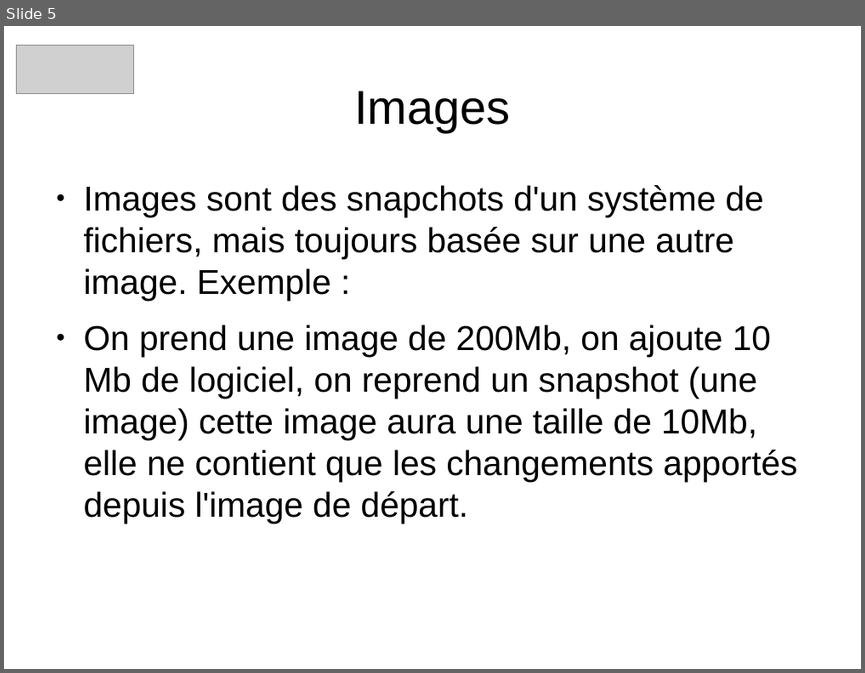
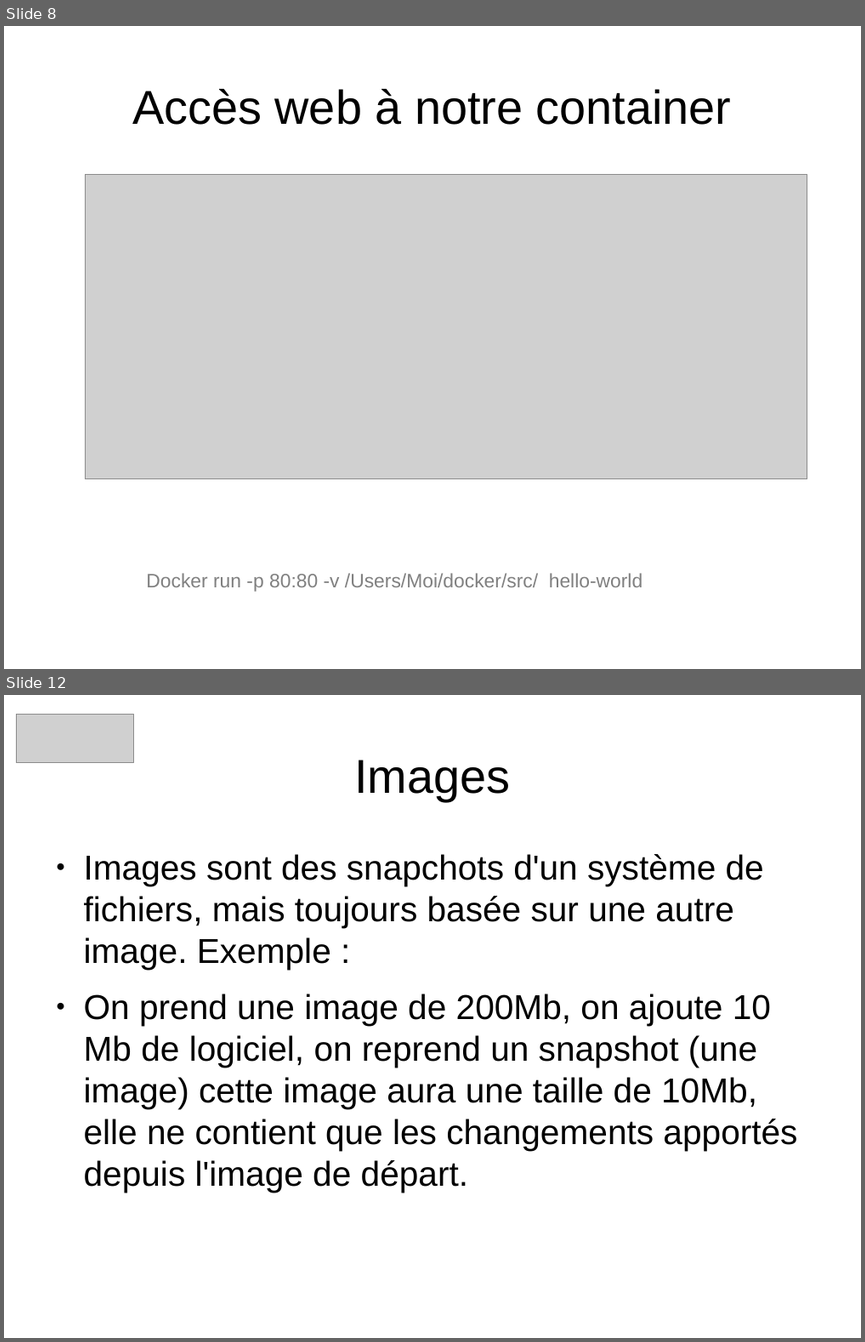
Before and after one commit to heylve/current, a slide deck: Rencontre_devs/docker_dev_conf_20_11_2017.odp. Shown one above the other, each under a label of ours: slide 5 before the commit, slides 8 and 12 after it; the slides between them are not shown. The pictures are 865x673 and 865x1342 pixels, drawn with LibreOffice and Linux fonts; fonts in the diff are those of the drawing; grey boxes stand for pictures. Boxes give left, top, right and bottom in pixels: in the first picture for what was removed or moved away, otherwise in the second. Text is boxed around its words. In the diff, an @@ line names an element or a change of style, - is before the commit and + after.

Commit message:
docker pres ..

```diff
--- a/Rencontre_devs/docker_dev_conf_20_11_2017.odp
+++ b/Rencontre_devs/docker_dev_conf_20_11_2017.odp
@@ slide 8 added at (4, 26, 861, 669), background #FFFFFF @@
@@ title added at (132, 89, 732, 125), 44 pt, text #000000 @@
+Accès web à notre container
@@ picture added at (85, 175, 807, 478) @@
@@ text added at (146, 573, 642, 591), 18 pt, text #808080 @@
+Docker run -p 80:80 -v /Users/Moi/docker/src/ hello-world
@@ what was slide 5 is now slide 12 @@
```
Also in this commit, not shown: 4 slides changed, 8 other slides added, 1 slide removed.
